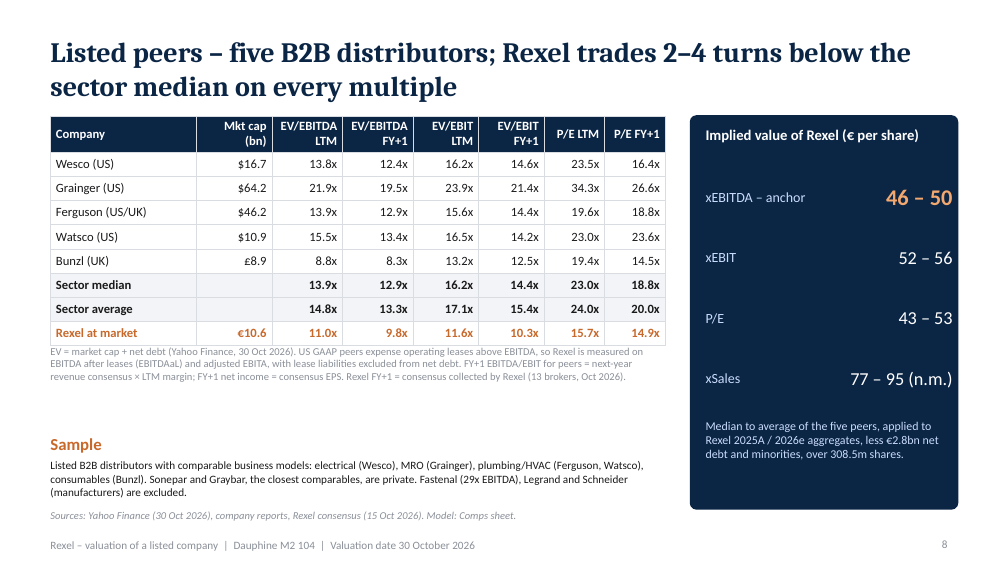
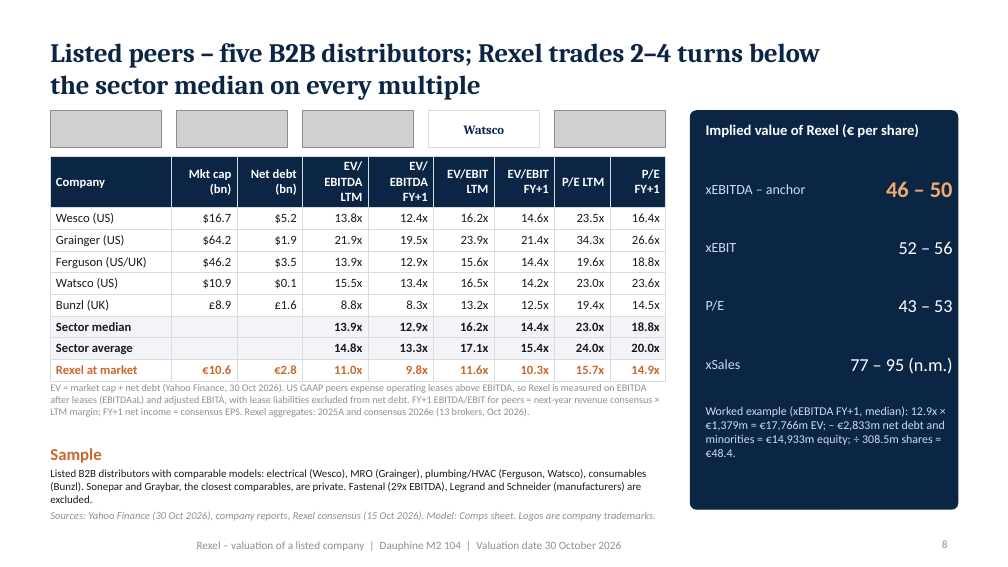
Before and after one commit to marwanferreira/rexel-valuation, a slide deck: slide 8 of Rexel valuation - deck.pptx. Drawn at 1008x567 pixels with LibreOffice and Linux fonts; fonts in the diff are those of the drawing; grey boxes stand for pictures; background and template pictures are left out. Boxes give left, top, right and bottom in pixels: in the first picture for what was removed or moved away, otherwise in the second. Text is boxed around its words. In the diff, an @@ line names an element or a change of style, - is before the commit and + after.

Commit message:
Densify deck: logos, EV build-up, implied-value math, MM cross-check, FCF table, debt schedule, holding P&L, scenarios; full names; README

```diff
--- a/Rexel valuation - deck.pptx
+++ b/Rexel valuation - deck.pptx
@@ title "Listed peers – five B2B ..." at [50,43,820,100]: size 20 to 19 pt @@
@@ picture added at [50,111,161,147] @@
@@ picture added at [176,111,287,147] @@
@@ picture added at [302,111,413,147] @@
@@ rectangle added at [428,111,539,147], fill #FFFFFF, outline #D9DCE1 0.75 pt @@
@@ picture added at [554,111,665,147] @@
@@ rounded rectangle: place and size @@
-rounded rectangle at [690,116,958,509]
+rounded rectangle at [690,111,958,509]
@@ text added at [464,125,505,134], 9 pt, text #0B2545, bold @@
+Watsco
@@ text "Implied value of Rexel (€ ...": place and size @@
-text "Implied value of Rexel (€ ..." at [706,129,919,143]
+text "Implied value of Rexel (€ ..." at [706,124,919,138]
@@ table at [50,156,665,378] @@
+column 3: Net debt (bn) | $5.2 | $1.9 | $3.5 | $0.1 | £1.6 |  |  | €2.8
@@ table: place and size @@
-table at [50,116,665,341]
+table at [50,156,665,378]
@@ 6 texts: place and size @@
-6 texts at [706,189,953,324]
+6 texts at [706,181,953,312]
@@ text "xSales": place and size @@
-text "xSales" at [706,373,741,383]
+text "xSales" at [706,359,741,369]
@@ text "77 – 95 (n.m.)": place and size @@
-text "77 – 95 (n.m.)" at [850,372,952,388]
+text "77 – 95 (n.m.)" at [850,358,952,374]
@@ text at [50,384,652,417]: text changed; size 7.5 to 7.2 pt @@
-EV = market cap + net debt (Yahoo Finance, 30 Oct 2026). US GAAP peers expense operating leases above EBITDA, so Rexel is measured on EBITDA after leases (EBITDAaL) and adjusted EBITA, with lease liabilities excluded from net debt. FY+1 EBITDA/EBIT for peers = next-year revenue consensus × LTM margin; FY+1 net income = consensus EPS. Rexel FY+1 = consensus collected by Rexel (13 brokers, Oct 2026).
+EV = market cap + net debt (Yahoo Finance, 30 Oct 2026). US GAAP peers expense operating leases above EBITDA, so Rexel is measured on EBITDA after leases (EBITDAaL) and adjusted EBITA, with lease liabilities excluded from net debt. FY+1 EBITDA/EBIT for peers = next-year revenue consensus × LTM margin; FY+1 net income = consensus EPS. Rexel aggregates: 2025A and consensus 2026e (13 brokers, Oct 2026).
@@ text at [706,406,945,457]: text changed @@
-Median to average of the five peers, applied to Rexel 2025A / 2026e aggregates, less €2.8bn net debt and minorities, over 308.5m shares.
+Worked example (xEBITDA FY+1, median): 12.9x × €1,379m = €17,766m EV; – €2,833m net debt and minorities = €14,933m equity; ÷ 308.5m shares = €48.4.
@@ text "Sample": place and size @@
-text "Sample" at [50,438,101,453]
+text "Sample" at [50,448,101,463]
@@ text at [50,469,647,503]: text changed; size 8 to 7.8 pt @@
-Listed B2B distributors with comparable business models: electrical (Wesco), MRO (Grainger), plumbing/HVAC (Ferguson, Watsco), consumables (Bunzl). Sonepar and Graybar, the closest comparables, are private. Fastenal (29x EBITDA), Legrand and Schneider (manufacturers) are excluded.
+Listed B2B distributors with comparable models: electrical (Wesco), MRO (Grainger), plumbing/HVAC (Ferguson, Watsco), consumables (Bunzl). Sonepar and Graybar, the closest comparables, are private. Fastenal (29x EBITDA), Legrand and Schneider (manufacturers) are excluded.
@@ text at [50,512,656,521]: text changed @@
-Sources: Yahoo Finance (30 Oct 2026), company reports, Rexel consensus (15 Oct 2026). Model: Comps sheet.
+Sources: Yahoo Finance (30 Oct 2026), company reports, Rexel consensus (15 Oct 2026). Model: Comps sheet. Logos are company trademarks.
@@ text "Rexel – valuation of a ...": place and size @@
-text "Rexel – valuation of a ..." at [50,541,475,551]
+text "Rexel – valuation of a ..." at [197,541,621,551]
```
Also in this commit, not shown: 14 other slides changed, 13 other files.
